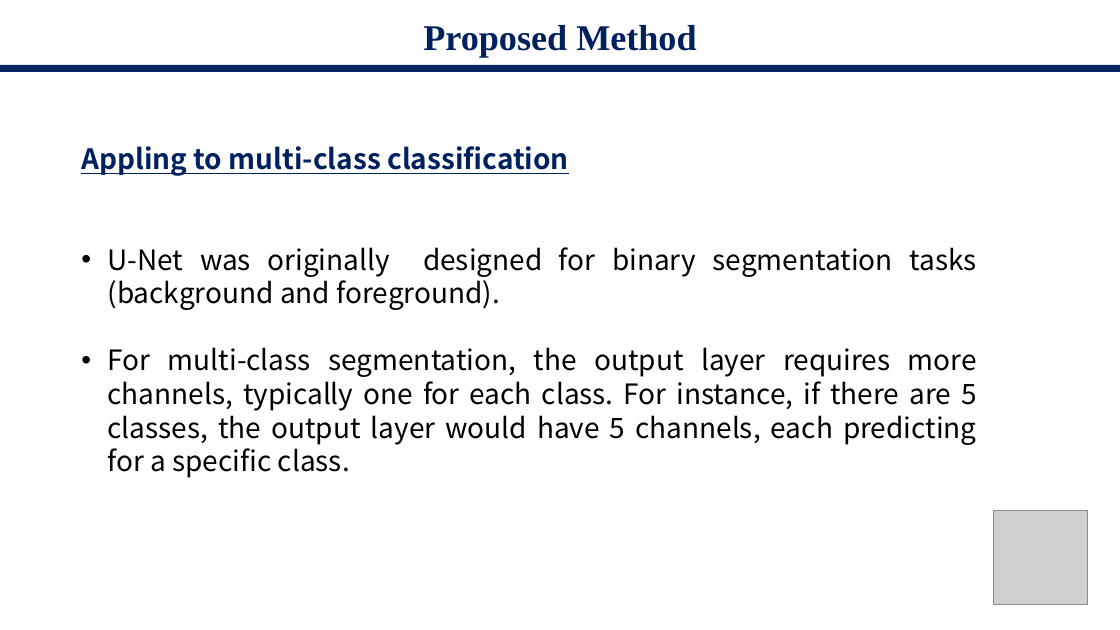
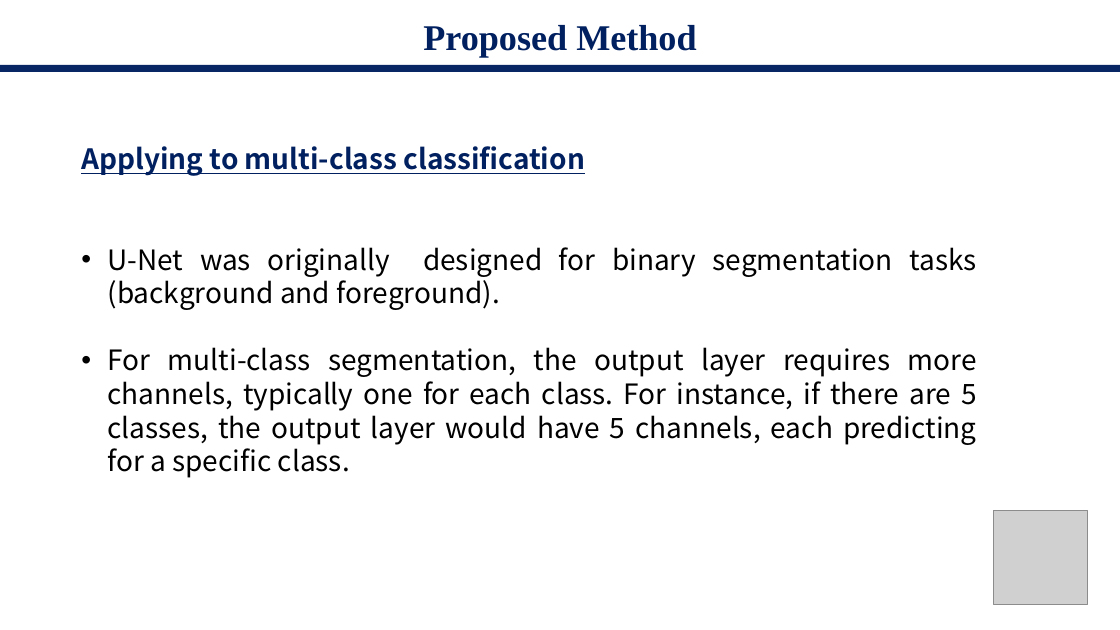
Before and after one commit to starga2er777/CS405_Project_SUSTech, a slide deck: slide 13 of proposal.pptx. Drawn at 1120x630 pixels with LibreOffice and Linux fonts; fonts in the diff are those of the drawing; grey boxes stand for pictures. Boxes give left, top, right and bottom in pixels: in the first picture for what was removed or moved away, otherwise in the second. Text is boxed around its words. In the diff, an @@ line names an element or a change of style, - is before the commit and + after.

```diff
--- a/proposal.pptx
+++ b/proposal.pptx
@@ text at (81, 146, 585, 176): text changed @@
-Appling to multi-class classification
+Applying to multi-class classification
```
Also in this commit, not shown: 2 other slides changed.
